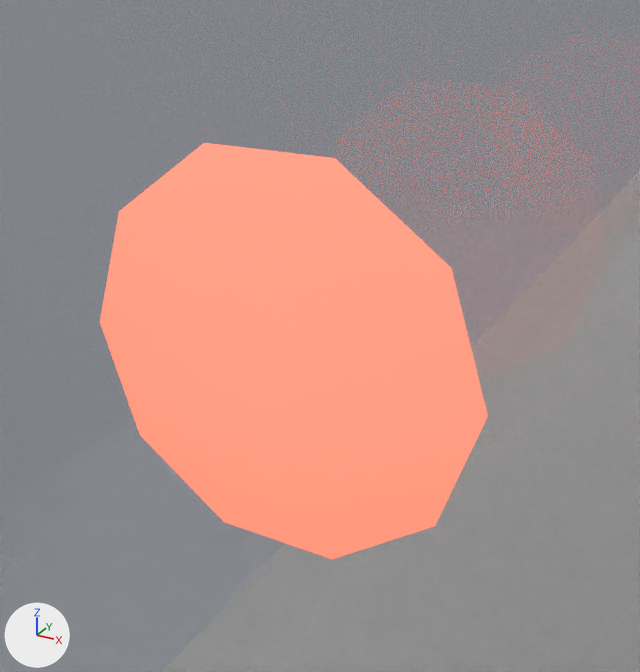
Two versions of the glTF model game/assets/models/weapons/p9_match.glb, one commit apart.
Both versions are drawn from a 50 mm camera at (0.00105, 0.02323, 0.04424) aimed at (0.00009, 0.02498, 0.04336). Lighting does not change. The marker at lower left points along +X, +Y and +Z. The picture after the commit comes second. Where no turn or scale is listed for an object, it has been applied to the vertices. Vertices at exactly the same position are counted once.

In view in the first picture: 'Reticle', 'Slide'.
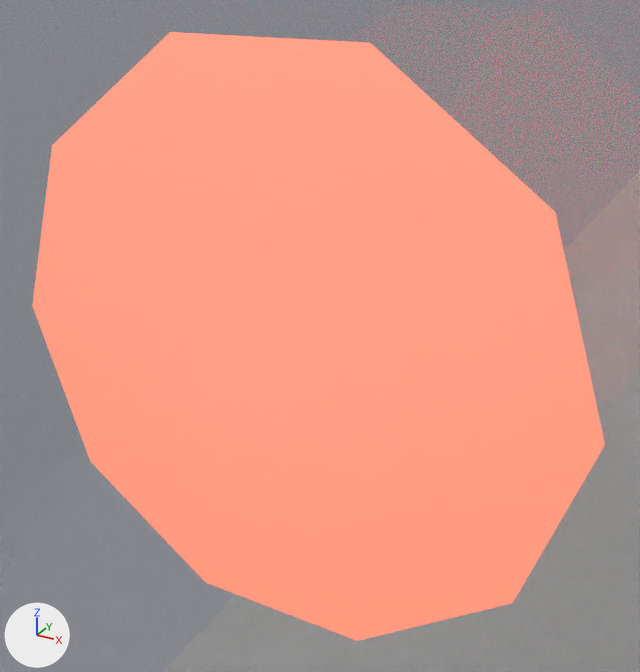
What changed in the scene script:
```text
Change me_p9_match_reticle:
    used by ob_reticle; location = (0.0, 0.016, 0.014)
    remove me_p9_match_reticle.from_pydata(...)  # 11 vertices, 18 faces; spans x -0.00055..0.00055, y 0.0088..0.0089, z 0.028777..0.029823
    add me_p9_match_reticle.from_pydata(...)  # 11 vertices, 18 faces; spans x -0.0008..0.0008, y 0.0088..0.0089, z 0.028539..0.030061
    me_p9_match_reticle part 1
    me_p9_match_reticle.vertices[1].co: (0.00055, 0.0089, 0.0293) -> (0.0008, 0.0089, 0.0293)  # pixel (487, 416) -> pixel (604, 444)
    me_p9_match_reticle.vertices[2].co: (0.000445, 0.0089, 0.028977) -> (0.000647, 0.0089, 0.02883)  # pixel (435, 525) -> pixel (512, 602)
    me_p9_match_reticle.vertices[3].co: (0.00017, 0.0089, 0.028777) -> (0.000247, 0.0089, 0.028539)  # pixel (332, 559) -> pixel (357, 640)
    me_p9_match_reticle.vertices[4].co: (-0.00017, 0.0089, 0.028777) -> (-0.000247, 0.0089, 0.028539)  # pixel (223, 521) -> pixel (205, 582)
    me_p9_match_reticle.vertices[5].co: (-0.000445, 0.0089, 0.028977) -> (-0.000647, 0.0089, 0.02883)  # pixel (139, 434) -> pixel (90, 461)
    me_p9_match_reticle.vertices[6].co: (-0.00055, 0.0089, 0.0293) -> (-0.0008, 0.0089, 0.0293)  # pixel (99, 322) -> pixel (32, 305)
    me_p9_match_reticle.vertices[7].co: (-0.000445, 0.0089, 0.029623) -> (-0.000647, 0.0089, 0.02977)  # pixel (118, 211) -> pixel (52, 145)
    me_p9_match_reticle.vertices[8].co: (-0.00017, 0.0089, 0.029823) -> (-0.000247, 0.0089, 0.030061)  # pixel (204, 142) -> pixel (170, 32)
    me_p9_match_reticle.vertices[9].co: (0.00017, 0.0089, 0.029823) -> (0.000247, 0.0089, 0.030061)  # pixel (334, 158) -> pixel (370, 42)
    me_p9_match_reticle.vertices[10].co: (0.000445, 0.0089, 0.029623) -> (0.000647, 0.0089, 0.02977)  # pixel (451, 267) -> pixel (555, 212)
```

Pixel boxes (x1, y1, x2, y2) of what changed, in the pictures (640 x 672 px):
'Reticle', reshaped (48% wider, 46% taller): before (100, 143, 488, 559); after (32, 32, 605, 641)
